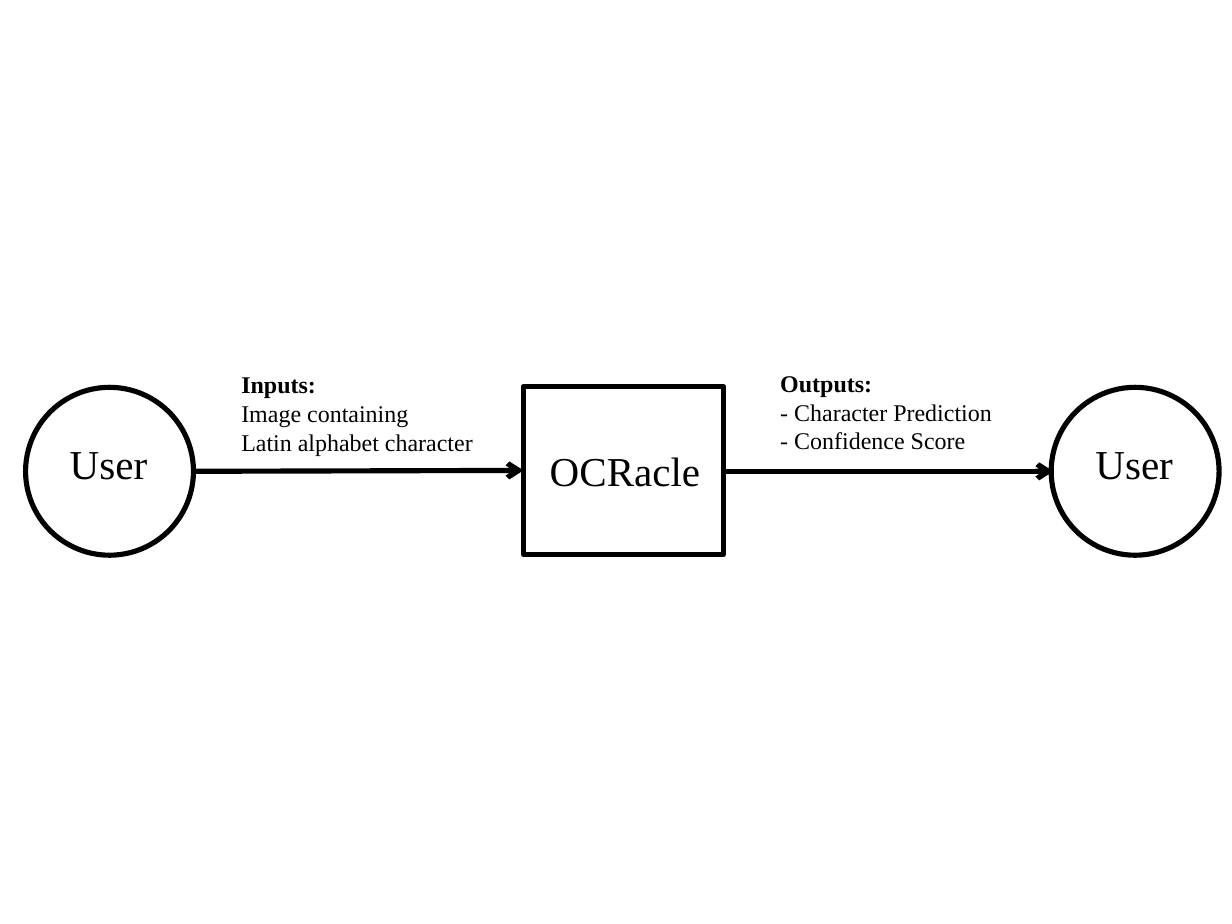
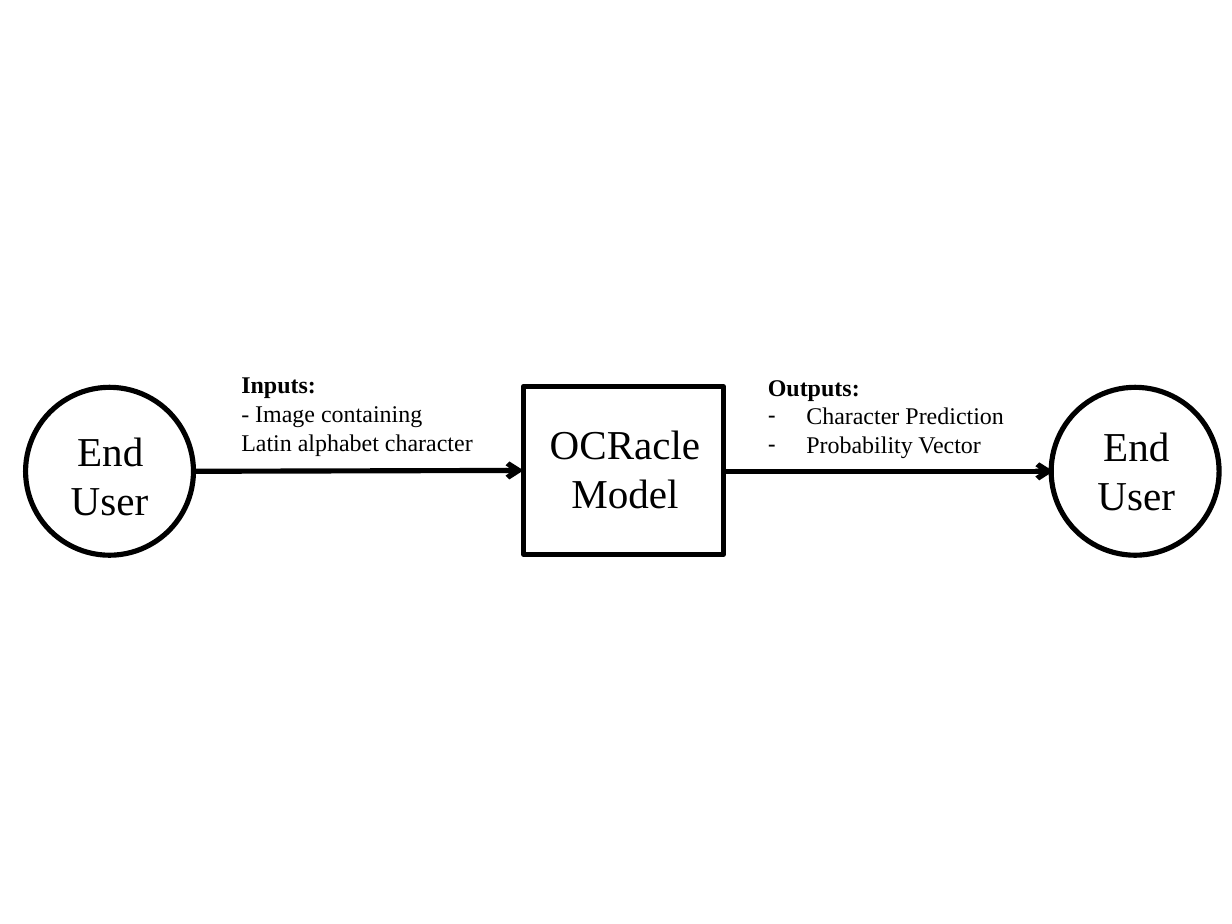
Before and after one commit to ptrandev/OCRacle, a slide deck: slide 1 of docs/SRS/SystemContextFigure.pptx. Drawn at 1232x924 pixels with LibreOffice and Linux fonts; fonts in the diff are those of the drawing. Boxes give left, top, right and bottom in pixels: in the first picture for what was removed or moved away, otherwise in the second. Text is boxed around its words. In the diff, an @@ line names an element or a change of style, - is before the commit and + after.

```diff
--- a/docs/SRS/SystemContextFigure.pptx
+++ b/docs/SRS/SystemContextFigure.pptx
@@ text "Outputs:": place and size @@
-text "Outputs:" at box(780, 376, 992, 450)
+text "Outputs:" at box(768, 380, 1004, 458)
@@ text "End": place and size @@
-text "End" at box(70, 452, 148, 480)
+text "End" at box(71, 437, 149, 516)
@@ text at box(255, 406, 422, 427): text changed @@
-Image containing
+- Image containing
@@ text "OCRacle": place and size @@
-text "OCRacle" at box(550, 457, 700, 487)
+text "OCRacle" at box(550, 430, 700, 509)
@@ text at box(806, 407, 1004, 458): text changed @@
-- Character Prediction
-- Confidence Score
+– Character Prediction
+– Probability Vector
@@ text "End": place and size @@
-text "End" at box(1095, 452, 1173, 480)
+text "End" at box(1097, 432, 1175, 511)
@@ text at box(77, 437, 143, 467): paragraph added @@
+End
@@ text at box(1103, 432, 1169, 462): paragraph added @@
+End
@@ text at box(571, 479, 678, 509): paragraph added @@
+Model
@@ text at box(1097, 483, 1175, 511): alignment left to centre @@
```
Also in this commit, not shown: 1 slide added, 4 other files.
